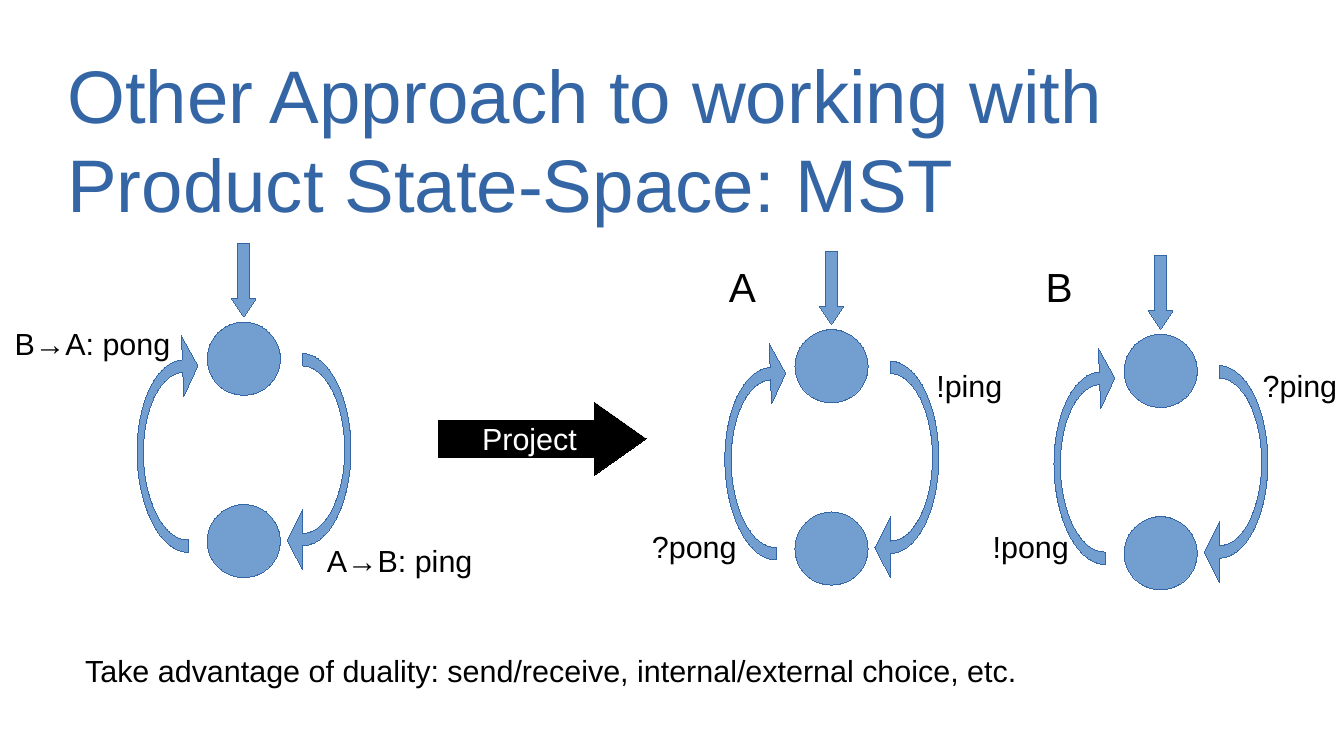
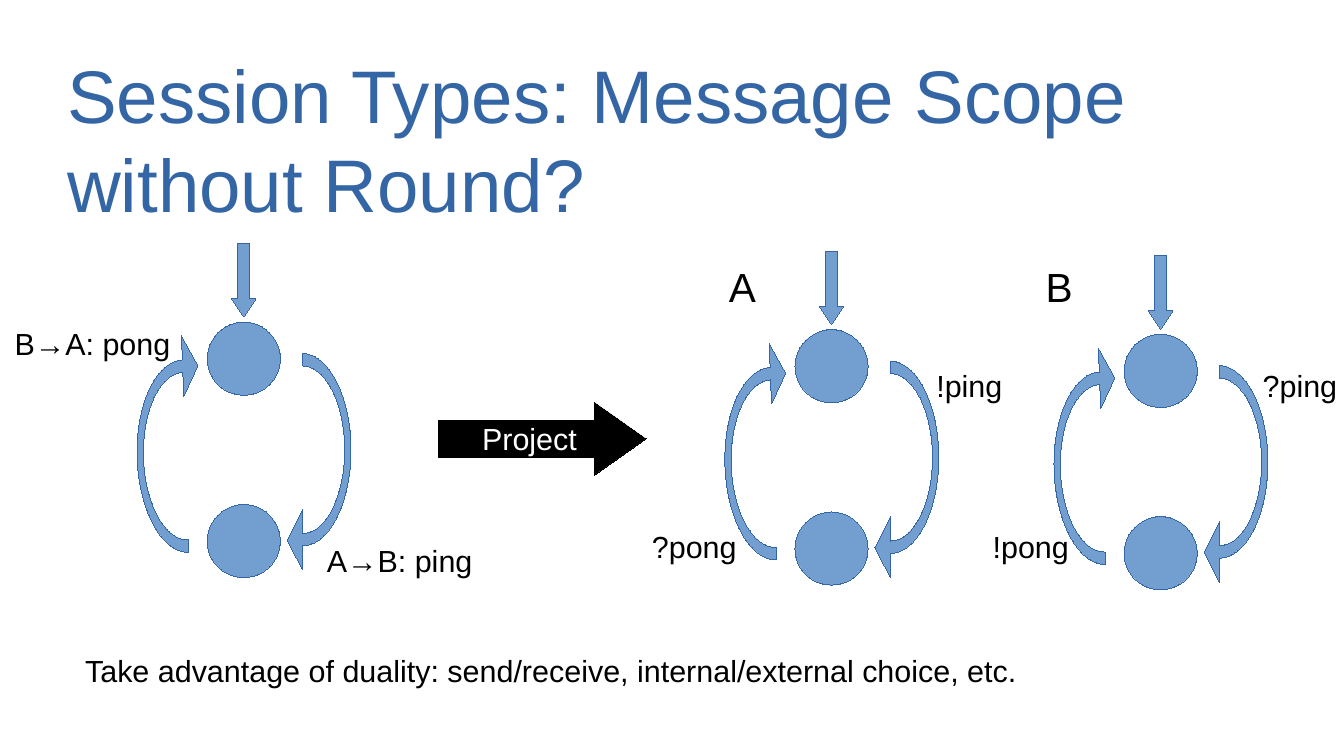
Before and after one commit to dzufferey/presentations, a slide deck: slide 20 of 2019_06_21_VDS/On_Structuring_Communication_and_Verification.odp (slide 21 before the commit). Drawn at 1344x756 pixels with LibreOffice and Linux fonts; fonts in the diff are those of the drawing; background and template pictures are left out. Boxes give left, top, right and bottom in pixels: in the first picture for what was removed or moved away, otherwise in the second. Text is boxed around its words. In the diff, an @@ line names an element or a change of style, - is before the commit and + after.

```diff
--- a/2019_06_21_VDS/On_Structuring_Communication_and_Verification.odp
+++ b/2019_06_21_VDS/On_Structuring_Communication_and_Verification.odp
@@ title at [67,69,1125,213]: text changed @@
-Other Approach to working with Product State-Space: MST
+Session Types: Message Scope without Round?
```
Also in this commit, not shown: 9 other slides changed, 1 slide added, 2 slides removed.
